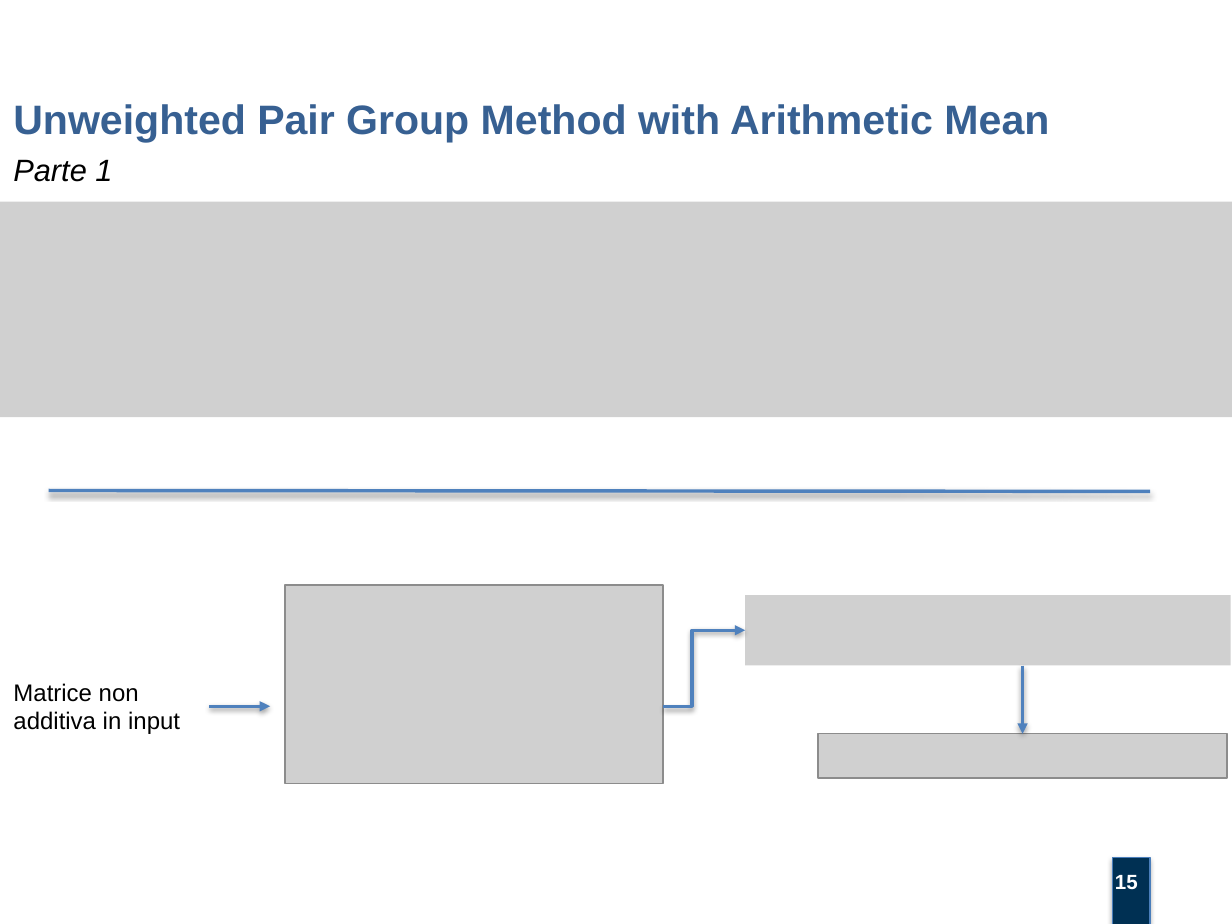
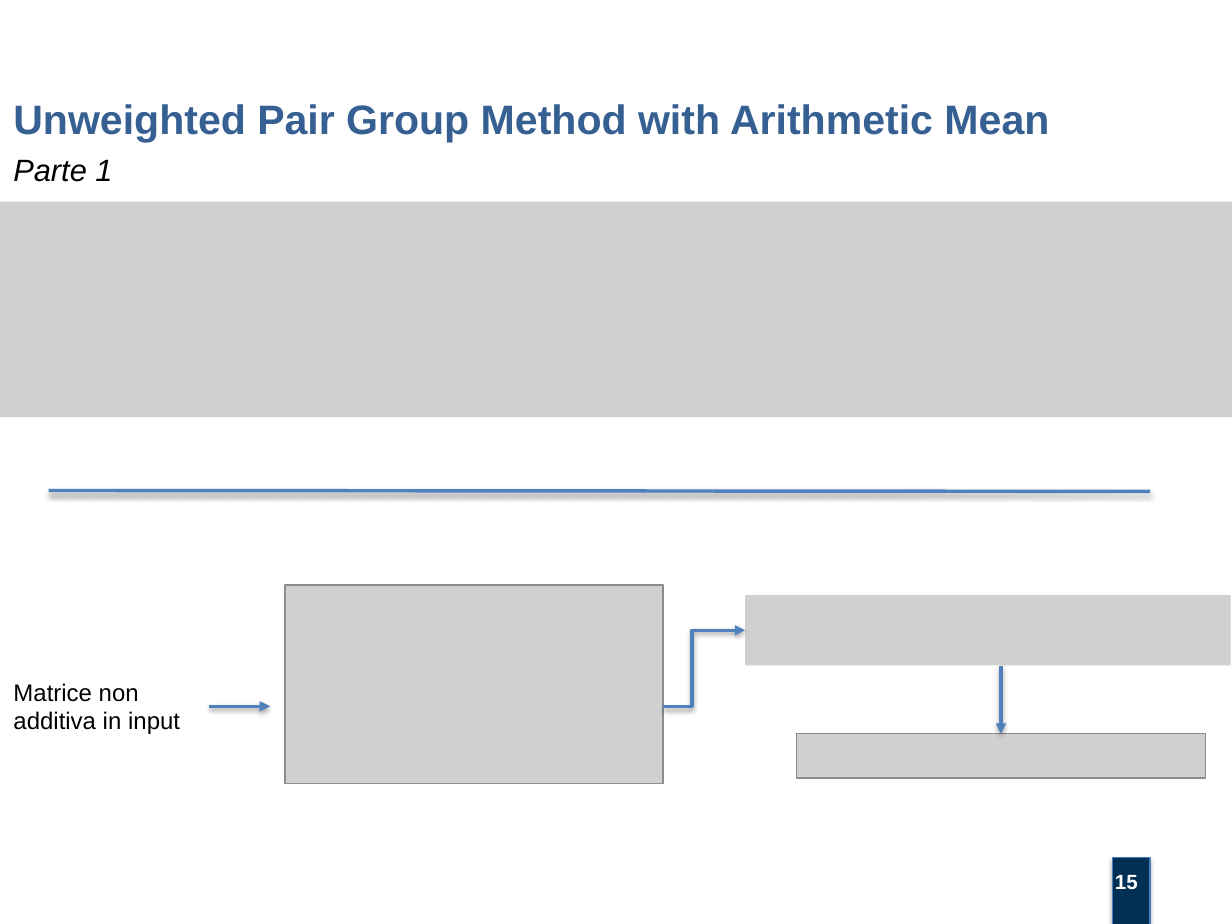
Before and after one commit to mtortoli/Thesis, a slide deck: slide 15 of Discussione Laurea/Slides v.1.0.pptx. Drawn at 1232x924 pixels with LibreOffice and Linux fonts; fonts in the diff are those of the drawing; grey boxes stand for pictures; background and template pictures are left out. Boxes give left, top, right and bottom in pixels: in the first picture for what was removed or moved away, otherwise in the second. Text is boxed around its words. In the diff, an @@ line names an element or a change of style, - is before the commit and + after.

```diff
--- a/Discussione Laurea/Slides v.1.0.pptx
+++ b/Discussione Laurea/Slides v.1.0.pptx
@@ arrow moved from (1023, 665) - (1023, 734) to (1000, 665) - (1000, 734) @@
@@ picture: place and size @@
-picture at bbox=[818, 734, 1227, 779]
+picture at bbox=[796, 734, 1205, 779]
```
Also in this commit, not shown: 2 other slides changed, 1 other file.
